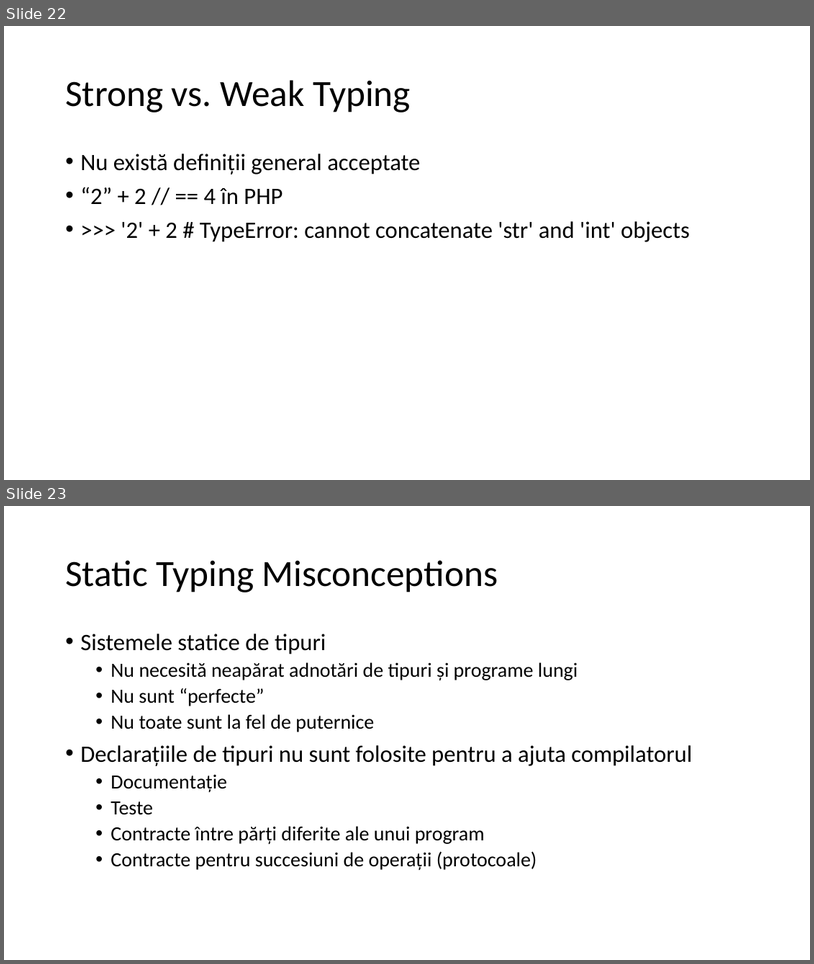
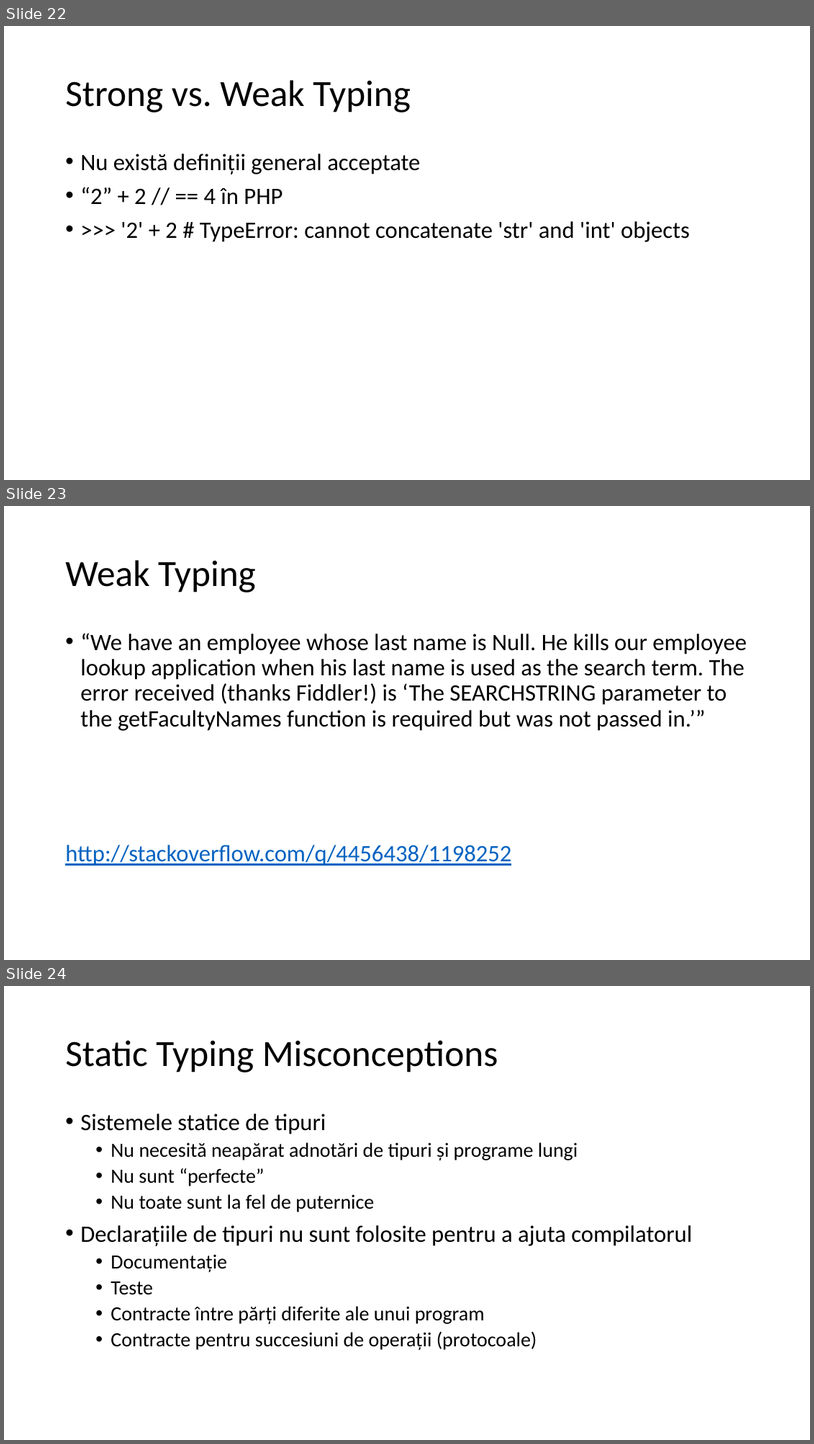
Before and after one commit to lnicola/acpp14, a slide deck: day1/Advanced C++ Day 1.pptx. Shown one above the other, each under a label of ours: slides 22 and 23 before the commit, slides 22, 23 and 24 after it. The pictures are 814x964 and 814x1444 pixels, drawn with LibreOffice and Linux fonts; fonts in the diff are those of the drawing. Boxes give left, top, right and bottom in pixels: in the first picture for what was removed or moved away, otherwise in the second. Text is boxed around its words. In the diff, an @@ line names an element or a change of style, - is before the commit and + after.

Commit message:
Update slides

```diff
--- a/day1/Advanced C++ Day 1.pptx
+++ b/day1/Advanced C++ Day 1.pptx
@@ slide 23 added at box(4, 506, 810, 960), background #FFFFFF @@
@@ title added at box(65, 560, 256, 592), 44 pt, text #000000 @@
+Weak Typing
@@ text added at box(65, 633, 747, 865), 28 pt, text #000000 @@
+• “We have an employee whose last name is Null. He kills our employee lookup application when his last name is used as the search term. The error received (thanks Fiddler!) is ‘The SEARCHSTRING parameter to the getFacultyNames function is required but was not passed in.’”
+http://stackoverflow.com/q/4456438/1198252
@@ what was slide 23 is now slide 24 @@
```
